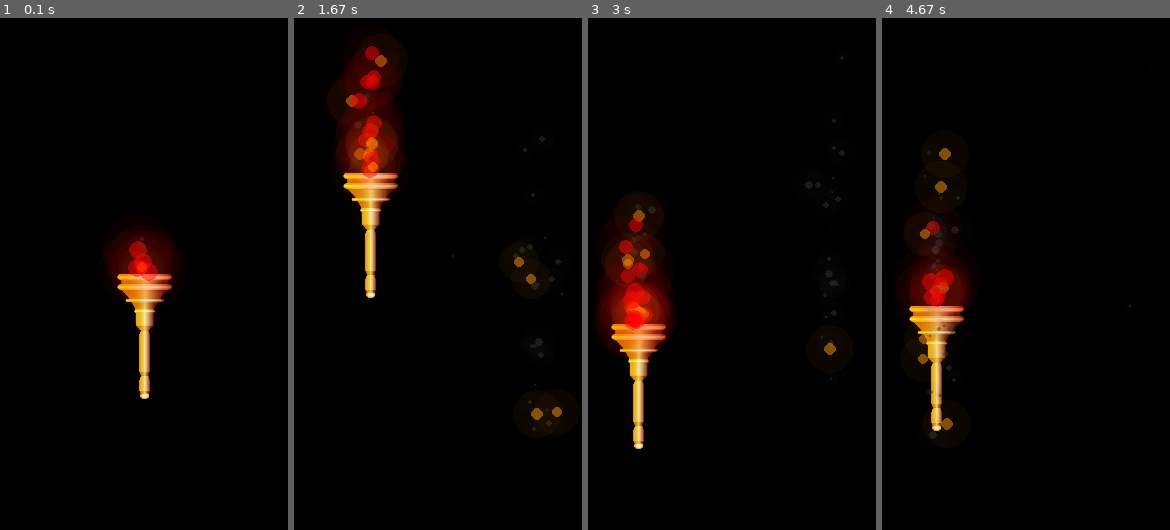
Above: before the commit, frames 1-4 (left to right).
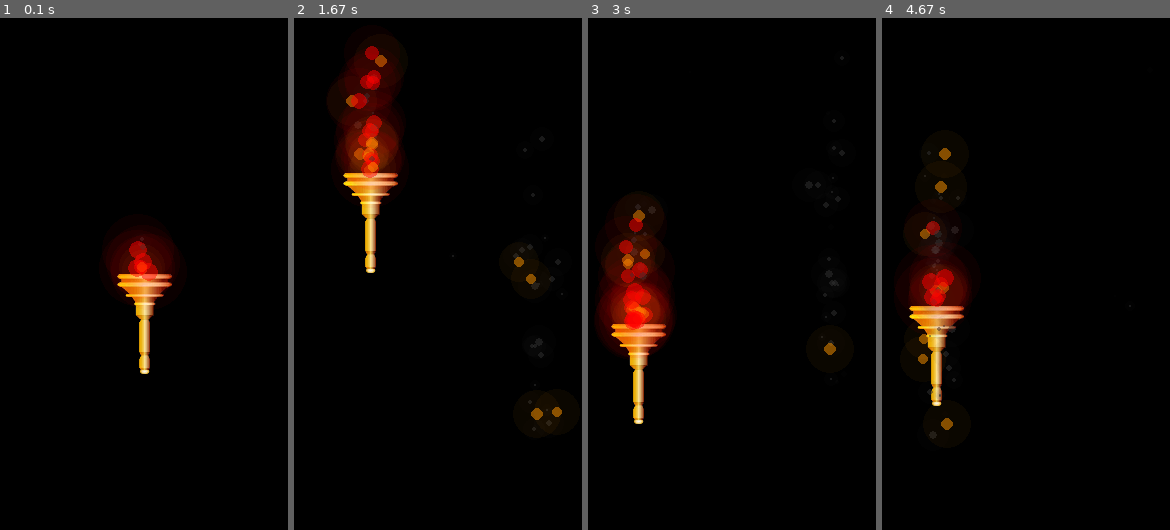
Above: after the commit, the same moments.

Repository: pyGuru123/pygame-quickies
Game: pygame game, started from Fire Particle Effect/main.py
Same seed, same stepped clock (60 frames per second), same inputs: the game is played once before the commit and once after it.
Inputs (mouse positions are in pixels of both pictures, inside the frame that each line leads up to):
- Up to frame 1 (0.1 s): no input
- Up to frame 2 (1.67 s): click (530, 258) at 0.38 s; click (466, 386) at 0.72 s; click (541, 453) at 1.05 s; click (368, 171) at 1.38 s
- Up to frame 3 (3 s): click (732, 335) at 1.72 s; click (691, 166) at 2.05 s; click (832, 407) at 2.38 s; click (636, 325) at 2.72 s
- Up to frame 4 (4.67 s): click (942, 176) at 3.05 s; click (956, 366) at 3.38 s; click (1129, 391) at 3.72 s; click (936, 463) at 4.05 s; click (936, 304) at 4.38 s

The runs differ from the first frame. In frame 1, 1.1% of the frame differs, in the area x 40-60%, y 50-75%; in frame 2, 1.1%, in the area x 17-37%, y 30-55%; in frame 3, 1.1%; in frame 4, 1.1%.

Commit message:
updated fire particles

Diff:
--- a/Fire Particle Effect/main.py
+++ b/Fire Particle Effect/main.py
@@ -39,7 +39,7 @@
         for i in range(self.layers, -1, -1):
             alpha = 255 - i * (255 // self.layers - 5)
             if alpha <= 0:
-                alpha = 0
+                alpha = 0.01
             radius = int(self.radius * self.glow * i * i)
 
             if self.radius >3.5:
@@ -56,7 +56,7 @@
 fire_group = pygame.sprite.Group()
 pygame.mouse.set_pos((WIDTH//2, HEIGHT//2))
 torch = pygame.image.load('torch.png')
-torch = pygame.transform.scale(torch, (60, 125))
+torch = pygame.transform.scale(torch, (60, 100))
 
 show_torch = True
 
